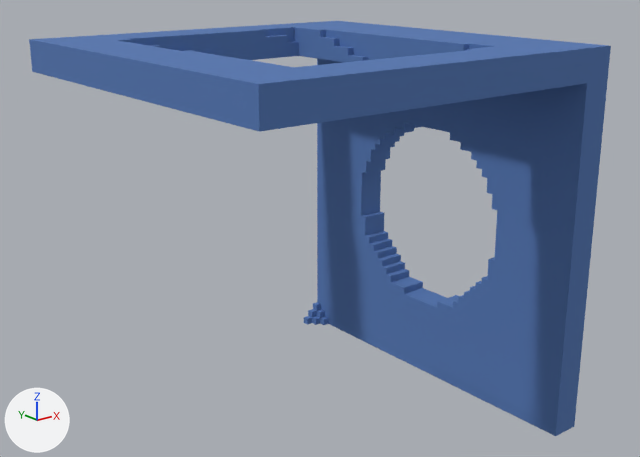
Before and after pictures for a commit that changed the glTF model models/chunk1.gltf.
Rendered twice from a camera (50 mm lens) standing at (-67.3, -86.0, 60.6) and looking at (1.2, -0.4, 26.3). Every picture has the same lights, and +X, +Y and +Z are marked at lower left.

Names of what the first picture shows: '00-Local.001'.
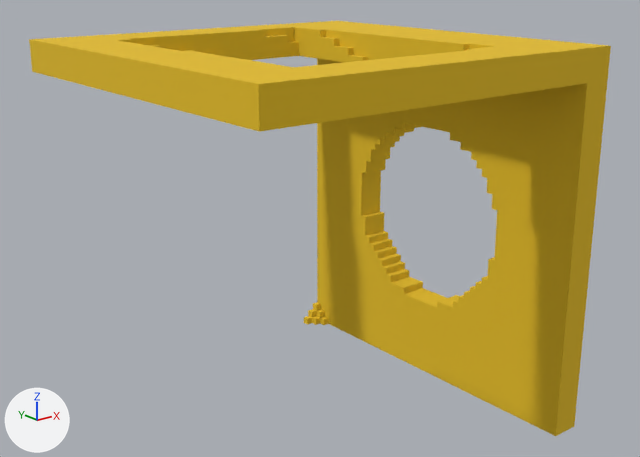
The newer file is also turned or shifted as a whole; pictures and numbers use the older file's frame.

Boxes [x1, y1, x2, y2] around the edits, measured in the pictures (640 x 457 px):
'00-Local.001', recoloured (blue to yellow): [29, 21, 611, 436] in both

Edits to the bpy script that builds the scene:
```text
Add img_image_0_3:
    img_image_0_3 = load_image('Image_0-3', 'Image_0-3.png', 128, 64, 'sRGB')
Add mat_00_material_007:
    mat_00_material_007 = bpy.data.materials.new('00-Material.007')
    # uses the picture img_image_0_3
    # uses the picture img_image_1
Change me_00_mesh_005:
    where me_00_mesh_005.from_pydata(...)  # 375 vertices, 510 faces; spans x -25.0..25.0, y -25.0..25.0, z -25.0..25.0
    remove me_00_mesh_005.materials.append(mat_00_material_005)
    add me_00_mesh_005.materials.append(mat_00_material_007)
```
